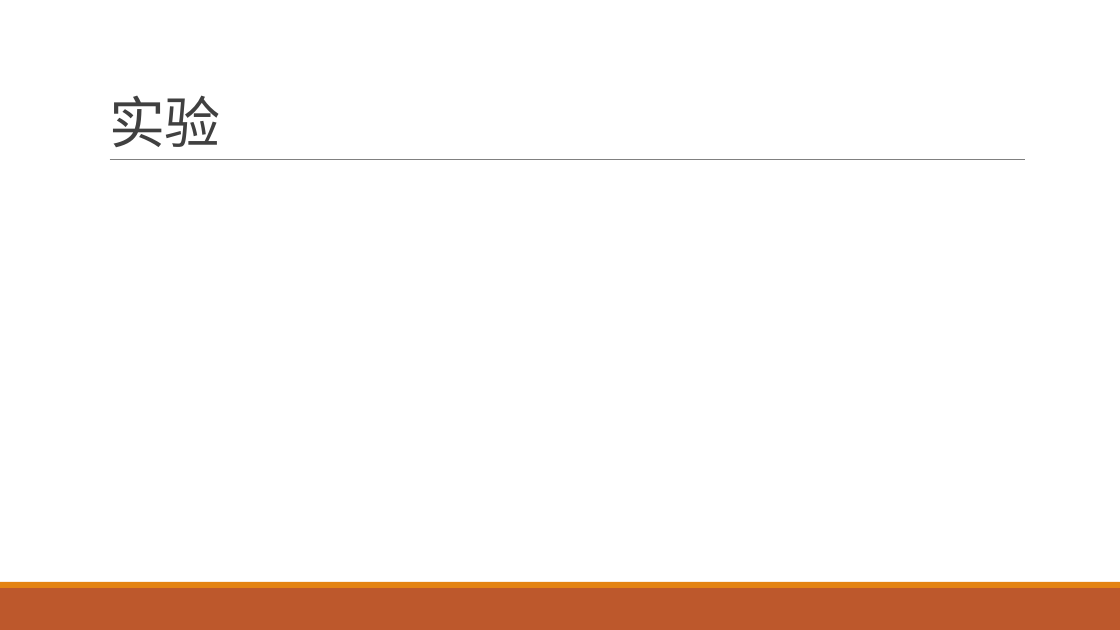
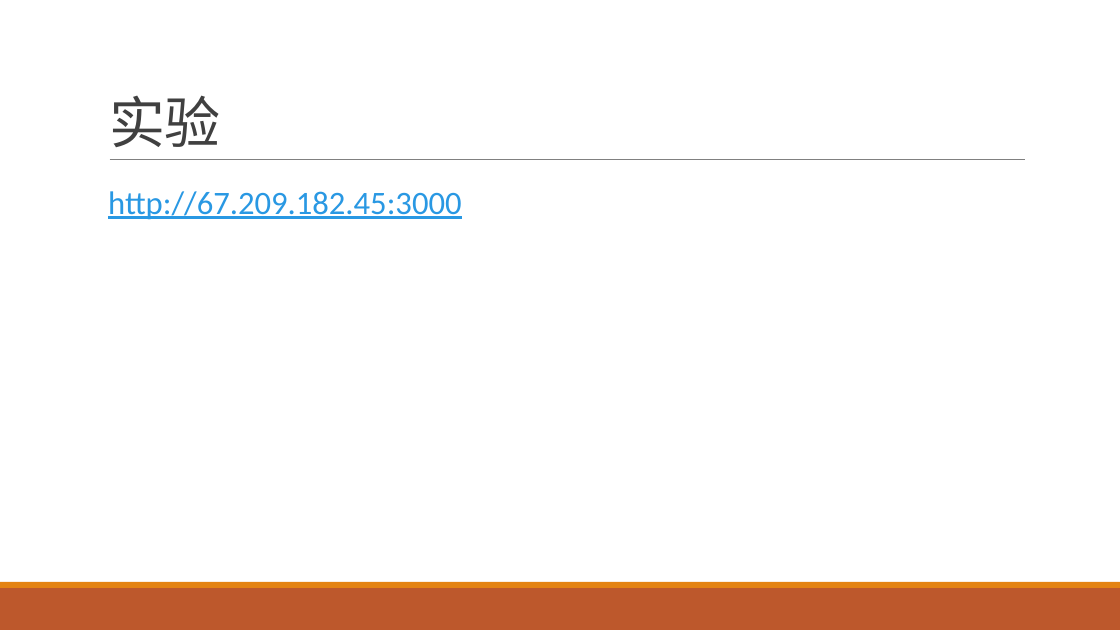
Before and after one commit to qidaneix/moment-research, a slide deck: slide 16 of 跨时区.pptx. Drawn at 1120x630 pixels with LibreOffice and Linux fonts; fonts in the diff are those of the drawing. Boxes give left, top, right and bottom in pixels: in the first picture for what was removed or moved away, otherwise in the second. Text is boxed around its words. In the diff, an @@ line names an element or a change of style, - is before the commit and + after.

```diff
--- a/跨时区.pptx
+++ b/跨时区.pptx
@@ text added at (108,191,461,220), 28 pt, text #2998E3, underline @@
+http://67.209.182.45:3000
```
